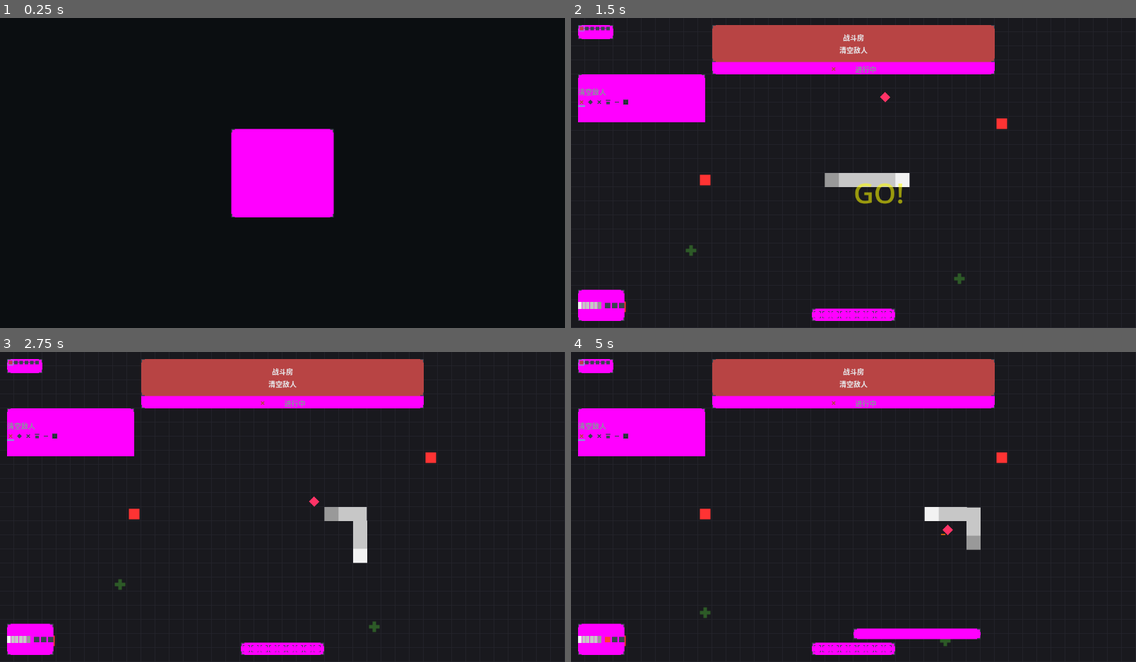
Above: before the commit, frames 1-4 (two rows, left to right).
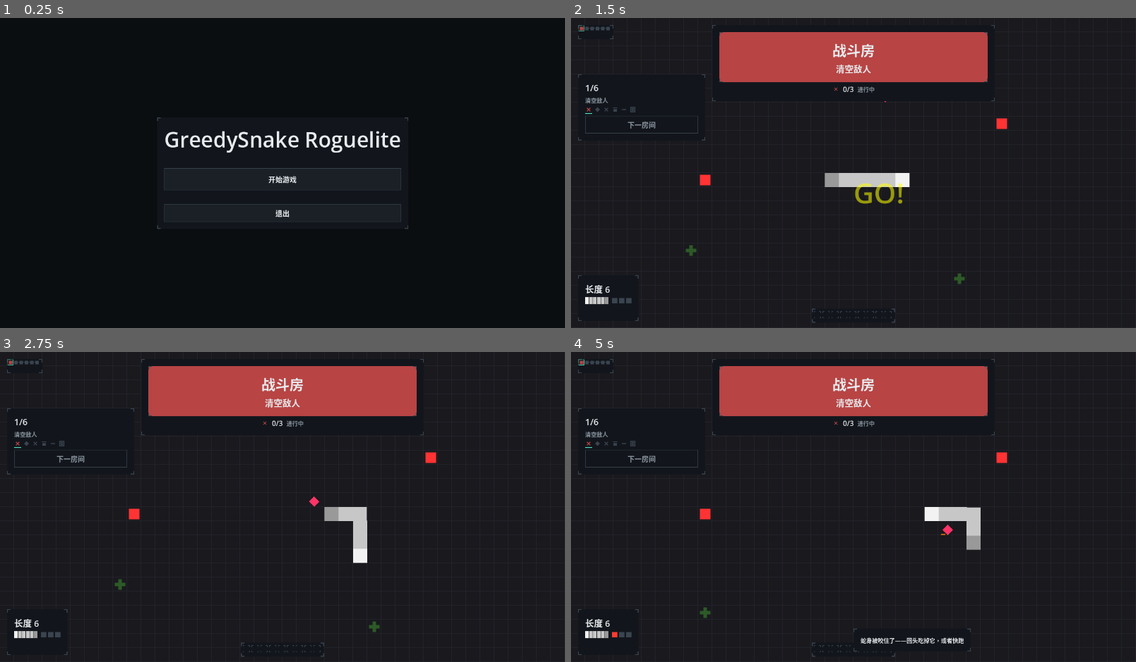
Above: after the commit, the same moments.

Repository: ztwosone/GreedySnake
Game: Godot game, scene res://scenes/main.tscn
The game is run twice, just before and just after one commit, with the same random seed, the same clock (stepped at 60 frames per second) and the same inputs.
Inputs (mouse positions are in pixels of both pictures, inside the frame that each line leads up to):
- Up to frame 1 (0.25 s): no input
- Up to frame 2 (1.5 s): click "开始游戏" at 0.5 s; tap Enter at 1.25, 1.35 s; move the mouse to (977, 157) at 1.27 s; hold D (move_right) from 1.28 s (still down); click (977, 157) at 1.42 s
- Up to frame 3 (2.75 s): tap Space at 1.52, 2.27 s; move the mouse to (169, 522) at 2.02 s; release D (move_right) at 2.03 s; hold S (move_down) from 2.03 s (still down); tap 1 at 2.1 s
- Up to frame 4 (5 s): move the mouse to (910, 438) at 2.77 s; release S (move_down) at 2.78 s; hold D (move_right) 2.78-3.53 s; tap T at 2.85 s; move the mouse to (825, 569) at 3.52 s; hold W (move_up) 3.53-4.28 s; tap N at 3.6 s; click (825, 569) at 3.67 s; tap Space at 3.77, 4.52 s; move the mouse to (1023, 553) at 4.27 s; hold A (move_left) from 4.28 s (still down); tap Y at 4.35 s

The runs differ from the first frame. In frame 1, 6.2% of the frame differs, in the area x 27-73%, y 32-68%; in frame 2, 10%; in frame 3, 10%; in frame 4, 11%, in the area x 1-75%, y 2-99%.

Commit message:
004 Gate-H fix: load config in ConfigManager._init (real-boot init order)
- Gate-H 人工通跑首屏实证：F5 真启动全 UI 品红——主场景节点 _init 先于一切 _ready，
  kit 共享 Theme 在 stone_select_screen._init 构建时色板为空 → 主题缓存品红回退色
- 修复：load_config 从 _ready 提前到 _init（autoload 实例化最先，且 ConfigManager
  零 autoload 依赖）
- 机器层结构性盲区：测试/截图装置运行时实例化场景（配置已加载）测不到真启动序
- 新规则入 QuickReference/CurrentState：autoload 数据若被任何节点 _init 消费，
  必须在自身 _init 就绪
- 门禁：79/79 套件 4430/4430 + STRICT PASSED；带窗启动 stderr 零警告

Co-Authored-By: Claude Fable 5 <noreply@anthropic.com>

Diff:
--- a/Project/autoloads/config_manager.gd
+++ b/Project/autoloads/config_manager.gd
@@ -45,7 +45,11 @@
 var _scale_override_lookup: Dictionary = {}
 
 
-func _ready() -> void:
+func _init() -> void:
+	# Gate-H 实证修复（2026-06-12）：真实启动时全部节点 _init（含主场景）先于任何
+	# _ready 执行——主场景内 kit 组件在 _init 构建共享 Theme，配置必须在此之前就绪。
+	# （机器层测不到：测试/截图装置都是运行时实例化场景，配置早已加载；
+	#   原 _ready 加载在 F5 启动下让整套主题缓存成品红回退色。）
 	load_config()
 
 
Not shown, changed: AgentOps/CurrentState.md
Not shown, changed: TechDocs/QuickReference.md
